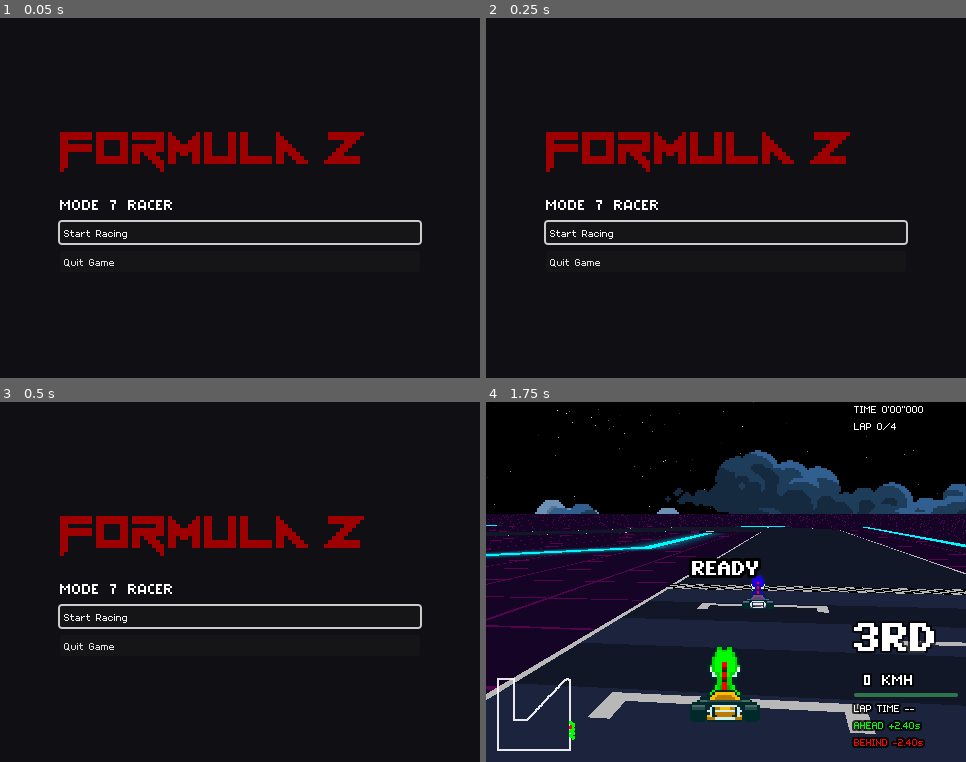
Above: before the commit, frames 1-4 (two rows, left to right).
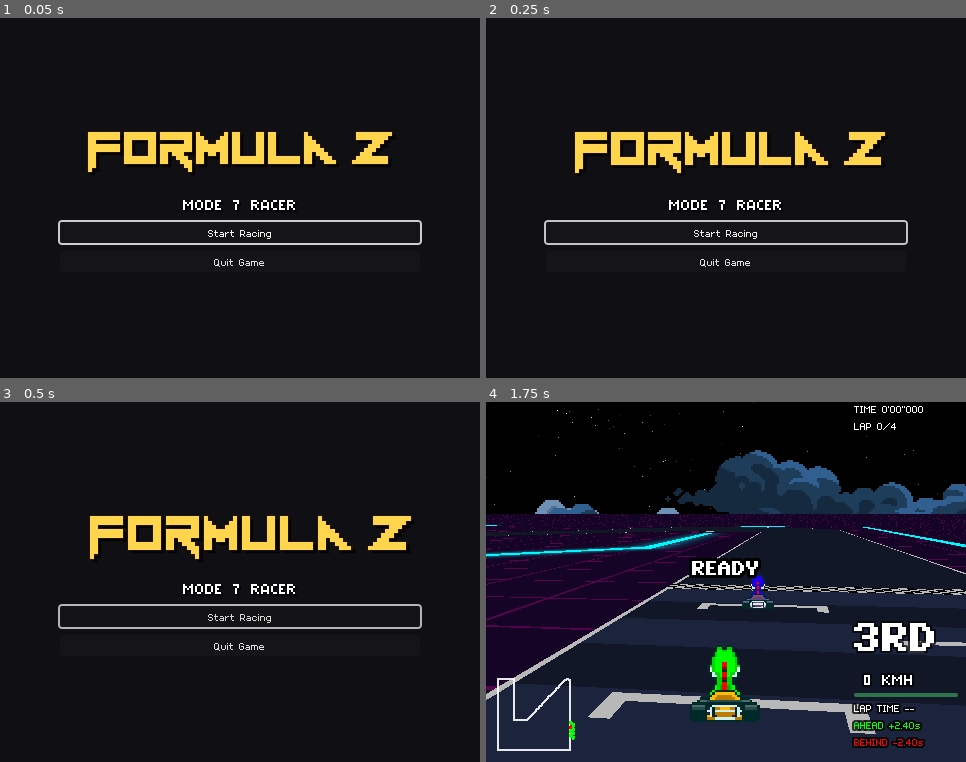
Above: after the commit, the same moments.

Repository: Tekknobot/Kart7
Game: Godot game, scene res://Scenes/title.tscn
The game is run twice, just before and just after one commit, with the same random seed, the same clock (stepped at 60 frames per second) and the same inputs.
Inputs:
- Up to frame 1 (0.05 s): no input
- Up to frame 2 (0.25 s): no input
- Up to frame 3 (0.5 s): no input
- Up to frame 4 (1.75 s): click "Start Racing" at 0.5 s; click "Voltage" at 1.25 s

The runs differ from the first frame. In frame 1, 5.6% of the frame differs, in the area x 12-82%, y 31-70%; in frame 2, 5.7%, in the area x 12-84%, y 31-70%; in frame 3, 5.6%; in frame 4, nothing differs.

Commit message:
UI Progress

Diff:
--- a/Scenes/CharacterSelect.tscn
+++ b/Scenes/CharacterSelect.tscn
@@ -49,35 +49,35 @@
 theme_override_constants/v_separation = 2
 columns = 4
 
-[node name="RacerButton" parent="Center/VBox/Grid" instance=ExtResource("3_i0prf")]
+[node name="Voltage" parent="Center/VBox/Grid" instance=ExtResource("3_i0prf")]
 layout_mode = 2
 racer_name = &"Voltage"
 
-[node name="RacerButton2" parent="Center/VBox/Grid" instance=ExtResource("3_i0prf")]
+[node name="Grip" parent="Center/VBox/Grid" instance=ExtResource("3_i0prf")]
 layout_mode = 2
 racer_name = &"Grip"
 
-[node name="RacerButton3" parent="Center/VBox/Grid" instance=ExtResource("3_i0prf")]
+[node name="Torque" parent="Center/VBox/Grid" instance=ExtResource("3_i0prf")]
 layout_mode = 2
 racer_name = &"Torque"
 
-[node name="RacerButton4" parent="Center/VBox/Grid" instance=ExtResource("3_i0prf")]
+[node name="Razor" parent="Center/VBox/Grid" instance=ExtResource("3_i0prf")]
 layout_mode = 2
 racer_name = &"Razor"
 
-[node name="RacerButton5" parent="Center/VBox/Grid" instance=ExtResource("3_i0prf")]
+[node name="Havok" parent="Center/VBox/Grid" instance=ExtResource("3_i0prf")]
 layout_mode = 2
 racer_name = &"Havok"
 
-[node name="RacerButton6" parent="Center/VBox/Grid" instance=ExtResource("3_i0prf")]
+[node name="Blitz" parent="Center/VBox/Grid" instance=ExtResource("3_i0prf")]
 layout_mode = 2
 racer_name = &"Blitz"
 
-[node name="RacerButton7" parent="Center/VBox/Grid" instance=ExtResource("3_i0prf")]
+[node name="Nitro" parent="Center/VBox/Grid" instance=ExtResource("3_i0prf")]
 layout_mode = 2
 racer_name = &"Nitro"
 
-[node name="RacerButton8" parent="Center/VBox/Grid" instance=ExtResource("3_i0prf")]
+[node name="Rogue" parent="Center/VBox/Grid" instance=ExtResource("3_i0prf")]
 layout_mode = 2
 racer_name = &"Rogue"
 
--- a/Scenes/title.tscn
+++ b/Scenes/title.tscn
@@ -47,7 +47,6 @@
 [node name="Subtitle" type="Label" parent="Center/VBox"]
 layout_mode = 2
 theme_override_fonts/font = ExtResource("3_2qdx2")
-theme_override_font_sizes/font_size = 32
 text = "Mode 7 Racer"
 
 [node name="Start" type="Button" parent="Center/VBox"]
@@ -55,11 +54,9 @@
 theme_override_fonts/font = ExtResource("4_3eqdi")
 theme_override_font_sizes/font_size = 16
 text = "Start Racing"
-alignment = 0
 
 [node name="Quit" type="Button" parent="Center/VBox"]
 layout_mode = 2
 theme_override_fonts/font = ExtResource("4_3eqdi")
 theme_override_font_sizes/font_size = 16
 text = "Quit Game"
-alignment = 0
--- a/Scripts/CharacterSelect.gd
+++ b/Scripts/CharacterSelect.gd
@@ -3,8 +3,9 @@
 @export_file("*.tscn") var main_scene_path := "res://Scenes/main.tscn"
 @export_file("*.tscn") var title_scene_path := "res://Scenes/Title.tscn"
 
-@onready var grid: GridContainer = $"Center/VBox/Grid"
-@onready var back_btn: Button = $"Center/VBox/Back"
+@onready var grid: GridContainer   = $"Center/VBox/Grid"
+@onready var back_btn: Button      = $"Center/VBox/Back"
+@onready var select_title: Label   = $"Center/VBox/Title"
 
 const DEFAULT_RACERS := [
 	"Voltage","Grip","Torque","Razor","Havok","Blitz","Nitro","Rogue"
@@ -15,9 +16,22 @@
 		push_error("CharacterSelect: Grid not found at Center/VBox/Grid.")
 		return
 
+	# --- Style ONLY the title label ---
+	if select_title:
+		_style_label(
+			select_title,
+			28,
+			Color.hex(0xFFFFFFFF),  # white text
+			2,
+			Color(0,0,0,0.90),      # dark outline
+			Vector2(2,2),           # shadow offset
+			Color(0,0,0,0.55)       # shadow color
+		)
+		_pulse(select_title, 1.03, 0.8)
+
 	var names: Array = DEFAULT_RACERS
-	if _has_prop(Globals, "racer_names"):   # If you expose a PackedStringArray there
-		names = Array(Globals.racer_names)  # convert to Array for consistency
+	if _has_prop(Globals, "racer_names"):
+		names = Array(Globals.racer_names)
 
 	# Assign names (if an instance didn't set racer_name) and connect pressed
 	var i := 0
@@ -26,8 +40,7 @@
 			var nm := String(child.racer_name)
 			if nm == "" and names.size() > 0:
 				nm = names[i % names.size()]
-				child.racer_name = StringName(nm)
-				# Label text auto-updates from racer_name in RacerButton.gd
+				child.racer_name = StringName(nm)  # RacerButton updates its own label
 			child.pressed.connect(func(n := nm): _choose(n))
 			i += 1
 
@@ -62,3 +75,27 @@
 		if p.has("name") and p["name"] == prop:
 			return true
 	return false
+
+# --------- helpers (positional args; 4.4.1-safe) ---------
+
+func _style_label(l: Label, font_size: int, font_col: Color, outline_size: int, outline_col: Color, shadow_off: Vector2, shadow_col: Color) -> void:
+	var ls := LabelSettings.new()
+	ls.font_size = font_size
+	ls.font_color = font_col
+	ls.outline_size = outline_size
+	ls.outline_color = outline_col
+	ls.shadow_color = shadow_col
+	ls.shadow_offset = shadow_off
+	l.label_settings = ls
+	l.horizontal_alignment = HORIZONTAL_ALIGNMENT_CENTER
+
+func _pulse(node: CanvasItem, scale_up: float, seconds_each_way: float) -> void:
+	node.scale = Vector2.ONE
+	var tw := create_tween()
+	tw.set_loops()
+	var s1 := tw.tween_property(node, "scale", Vector2(scale_up, scale_up), seconds_each_way)
+	s1.set_trans(Tween.TRANS_SINE)
+	s1.set_ease(Tween.EASE_IN_OUT)
+	var s2 := tw.tween_property(node, "scale", Vector2.ONE, seconds_each_way)
+	s2.set_trans(Tween.TRANS_SINE)
+	s2.set_ease(Tween.EASE_IN_OUT)
--- a/Scripts/TitleScreen.gd
+++ b/Scripts/TitleScreen.gd
@@ -3,13 +3,30 @@
 @export_file("*.tscn")
 var character_select_scene: String = "res://Scenes/CharacterSelect.tscn"
 
-@onready var start_btn: Button = $Center/VBox/Start
-@onready var quit_btn: Button = $Center/VBox/Quit
+@onready var game_title: Label = $Center/VBox/GameTitle
+@onready var subtitle:   Label = $Center/VBox/Subtitle
+@onready var start_btn:  Button = $Center/VBox/Start
+@onready var quit_btn:   Button = $Center/VBox/Quit
 
 func _ready() -> void:
+	# Wire up actions
 	start_btn.pressed.connect(_on_start)
 	quit_btn.pressed.connect(_on_quit)
-	start_btn.grab_focus() # keyboard/joypad focus
+	start_btn.grab_focus()
+
+	# ---- Title + subtitle styling (use positional args) ----
+	_style_label(game_title, 64, Color.hex(0xFFD54DFF), 3, Color.hex(0x291600FF), Vector2(3,3), Color(0,0,0,0.65))
+	_style_label(subtitle,   32, Color.hex(0xFFFFFFFF), 1, Color(0,0,0,0.85), Vector2(2,2), Color(0,0,0,0.5))
+
+	# Gentle breathing pulse on the big title
+	_pulse(game_title, 1.06, 0.6)
+
+	# Blink “Start” a bit to attract attention
+	_blink_alpha(start_btn, 0.85, 0.7)
+
+	# Focus pop without lambdas
+	_connect_focus_pop(start_btn)
+	_connect_focus_pop(quit_btn)
 
 func _unhandled_input(event: InputEvent) -> void:
 	if event.is_action_pressed("ui_accept"):
@@ -24,3 +41,54 @@
 
 func _on_quit() -> void:
 	get_tree().quit()
+
+# ---------------- helpers (no nested funcs, no chains) ----------------
+
+func _style_label(l: Label, font_size: int, font_col: Color, outline_size: int, outline_col: Color, shadow_off: Vector2, shadow_col: Color) -> void:
+	var ls := LabelSettings.new()
+	ls.font_size = font_size
+	ls.font_color = font_col
+	ls.outline_size = outline_size
+	ls.outline_color = outline_col
+	ls.shadow_color = shadow_col
+	ls.shadow_offset = shadow_off
+	l.label_settings = ls
+	l.horizontal_alignment = HORIZONTAL_ALIGNMENT_CENTER
+
+func _pulse(node: CanvasItem, scale_up: float, seconds_each_way: float) -> void:
+	node.scale = Vector2.ONE
+	var tw := create_tween()
+	tw.set_loops()
+	var s1 := tw.tween_property(node, "scale", Vector2(scale_up, scale_up), seconds_each_way)
+	s1.set_trans(Tween.TRANS_SINE)
+	s1.set_ease(Tween.EASE_IN_OUT)
+	var s2 := tw.tween_property(node, "scale", Vector2.ONE, seconds_each_way)
+	s2.set_trans(Tween.TRANS_SINE)
+	s2.set_ease(Tween.EASE_IN_OUT)
+
+func _blink_alpha(node: CanvasItem, min_a: float, seconds_each_way: float) -> void:
+	node.modulate = Color(1,1,1,1)
+	var tw := create_tween()
+	tw.set_loops()
+	var a1 := tw.tween_property(node, "modulate:a", min_a, seconds_each_way)
+	a1.set_trans(Tween.TRANS_SINE)
+	a1.set_ease(Tween.EASE_IN_OUT)
+	var a2 := tw.tween_property(node, "modulate:a", 1.0, seconds_each_way)
+	a2.set_trans(Tween.TRANS_SINE)
+	a2.set_ease(Tween.EASE_IN_OUT)
+
+func _focus_pop(node: CanvasItem, target: float) -> void:
+	var tw := create_tween()
+	var s := tw.tween_property(node, "scale", Vector2(target, target), 0.08)
+	s.set_trans(Tween.TRANS_SINE)
+	s.set_ease(Tween.EASE_OUT)
+
+func _connect_focus_pop(b: Button) -> void:
+	b.focus_entered.connect(Callable(self, "_on_btn_focus_entered").bind(b))
+	b.focus_exited.connect(Callable(self,  "_on_btn_focus_exited").bind(b))
+
+func _on_btn_focus_entered(b: CanvasItem) -> void:
+	_focus_pop(b, 1.08)
+
+func _on_btn_focus_exited(b: CanvasItem) -> void:
+	_focus_pop(b, 1.0)
